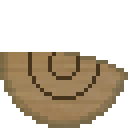
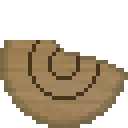
Layered file, before and after one edit (128px x 128px). Changes by layer:
painted on "Layer 2" over (0, 40, 64, 52)
